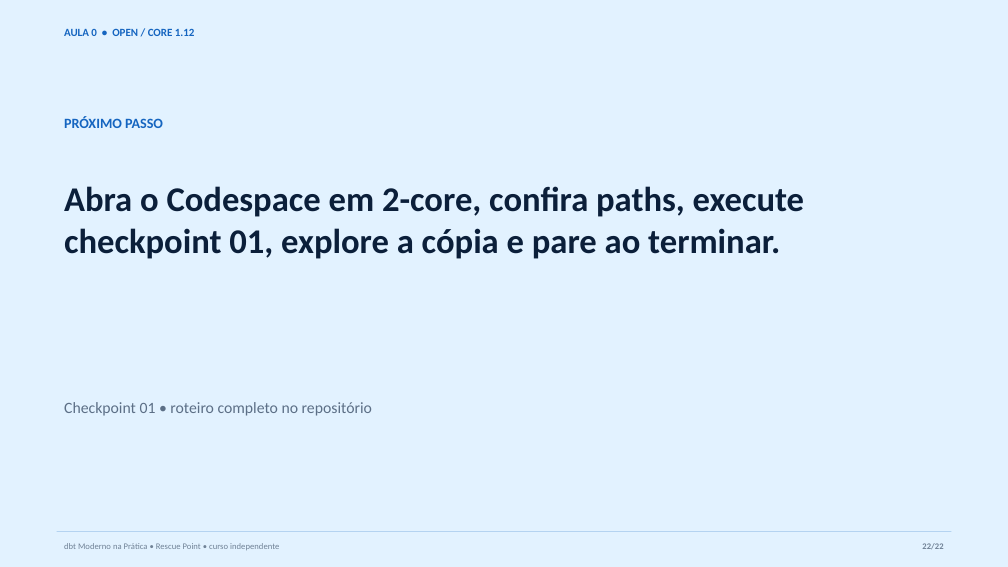
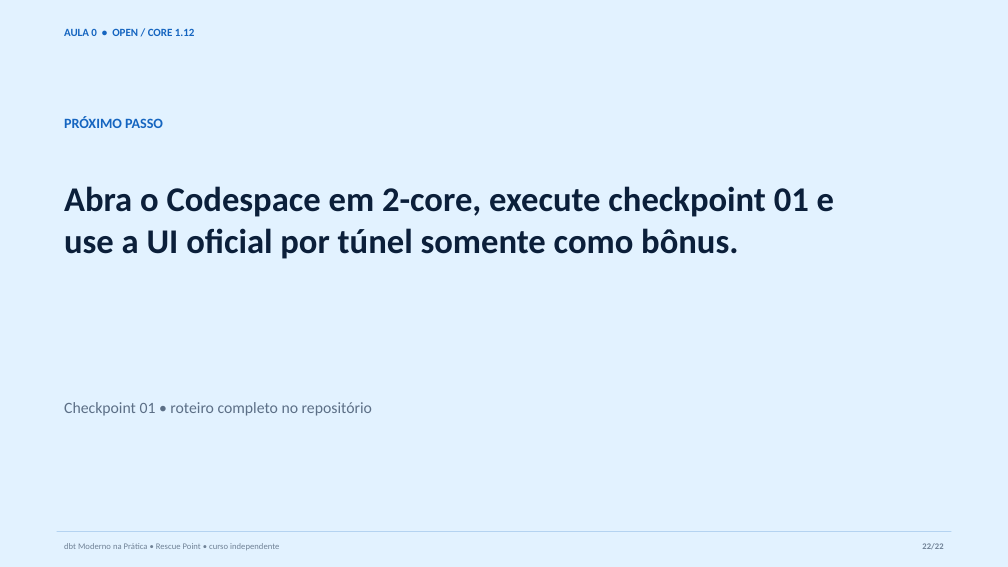
Before and after one commit to AnselmoBorges/dbt-moderno-na-pratica, a slide deck: slide 22 of assets/decks/aula-00-ambiente.pptx. Drawn at 1008x567 pixels with LibreOffice and Linux fonts; fonts in the diff are those of the drawing. Boxes give left, top, right and bottom in pixels: in the first picture for what was removed or moved away, otherwise in the second. Text is boxed around its words. In the diff, an @@ line names an element or a change of style, - is before the commit and + after.

Commit message:
docs: atualiza Aula 0 com DuckDB UI por túnel

```diff
--- a/assets/decks/aula-00-ambiente.pptx
+++ b/assets/decks/aula-00-ambiente.pptx
@@ text at (x1=64, y1=186, x2=834, y2=259): text changed @@
-Abra o Codespace em 2-core, confira paths, execute checkpoint 01, explore a cópia e pare ao terminar.
+Abra o Codespace em 2-core, execute checkpoint 01 e use a UI oficial por túnel somente como bônus.
```
Also in this commit, not shown: 3 other slides changed, 3 other files.
